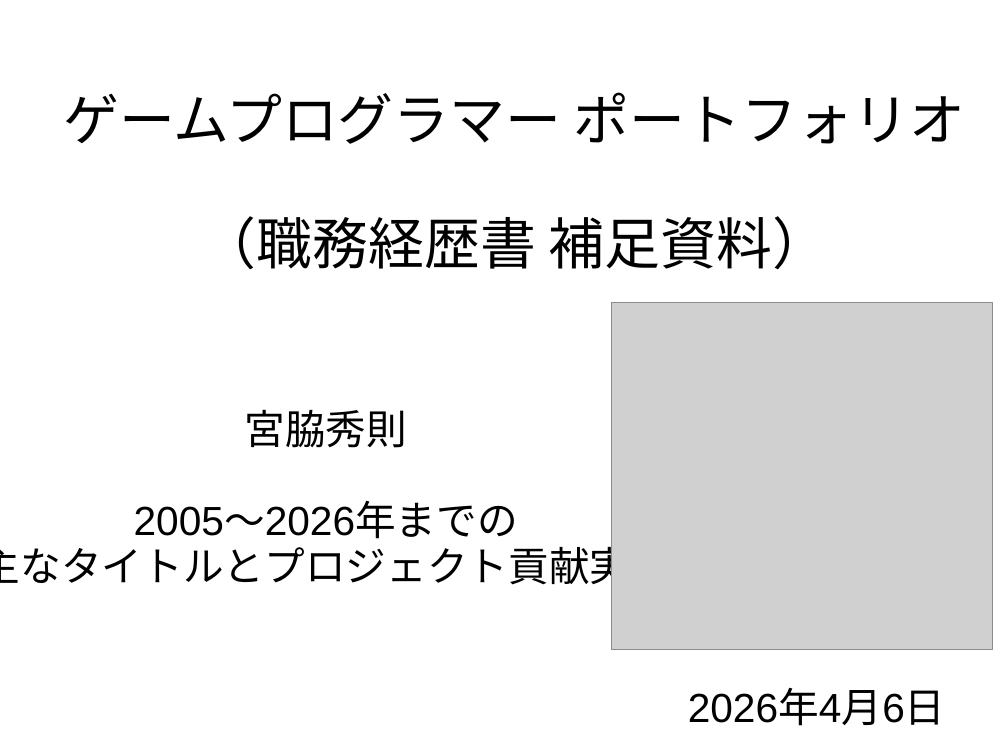
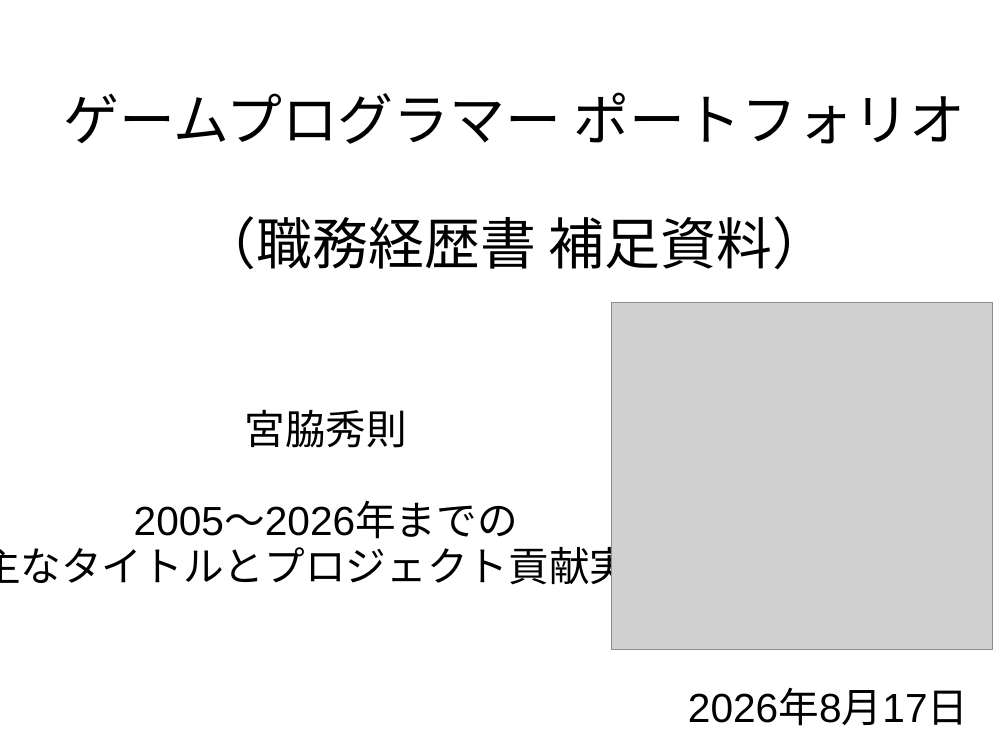
Before and after one commit to hidenorimiyawaki/recruitdata, a slide deck: slide 1 of ポートフォリオ - コピー.ppt. Drawn at 1008x756 pixels with LibreOffice and Linux fonts; fonts in the diff are those of the drawing; grey boxes stand for pictures. Boxes give left, top, right and bottom in pixels: in the first picture for what was removed or moved away, otherwise in the second. Text is boxed around its words. In the diff, an @@ line names an element or a change of style, - is before the commit and + after.

Commit message:
履歴書系更新

```diff
--- a/ポートフォリオ - コピー.ppt
+++ b/ポートフォリオ - コピー.ppt
@@ text at (688, 690, 968, 726): text changed @@
-2026年4月6日
+2026年8月17日
```
Also in this commit, not shown: 3 other slides changed, 2 other files.
